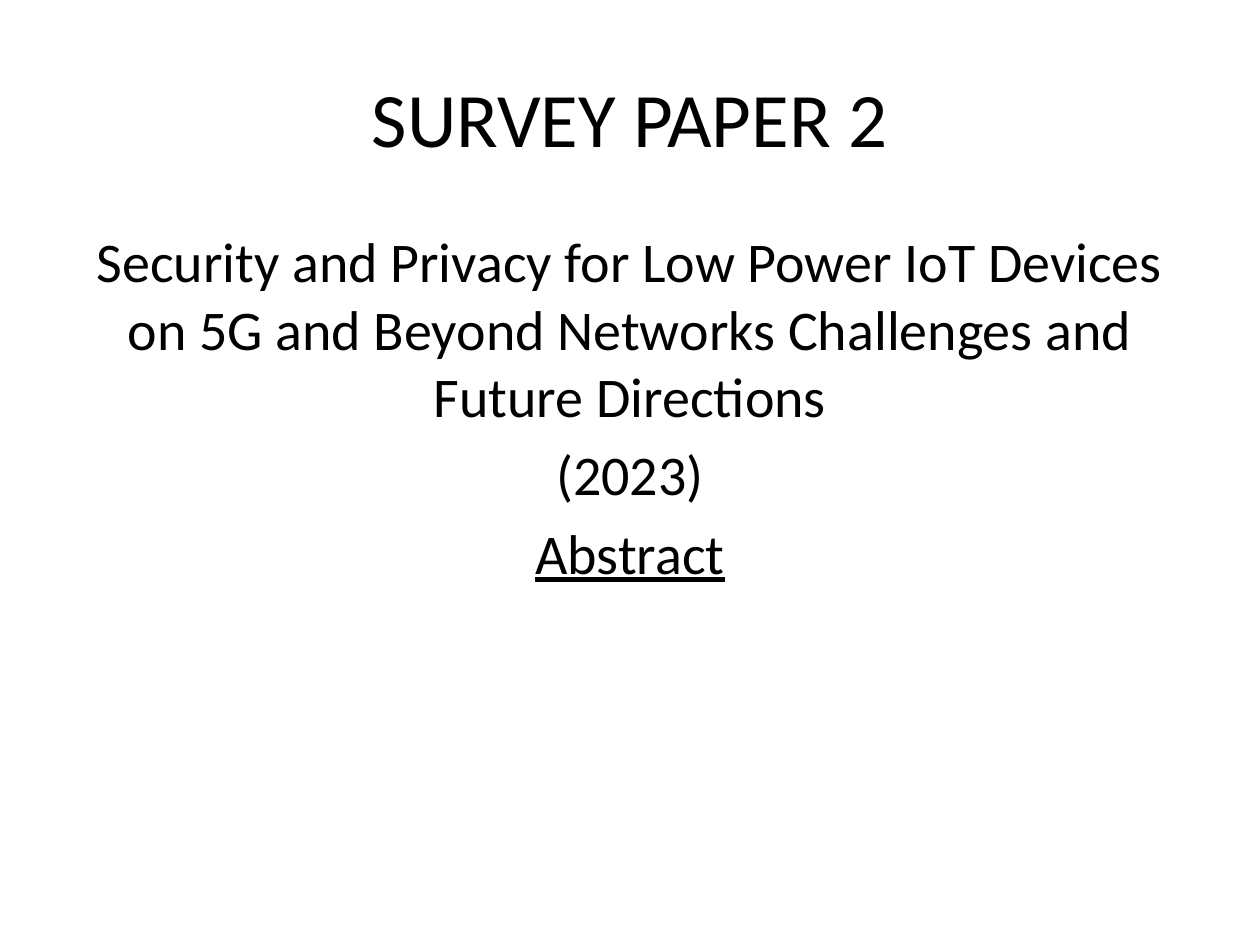
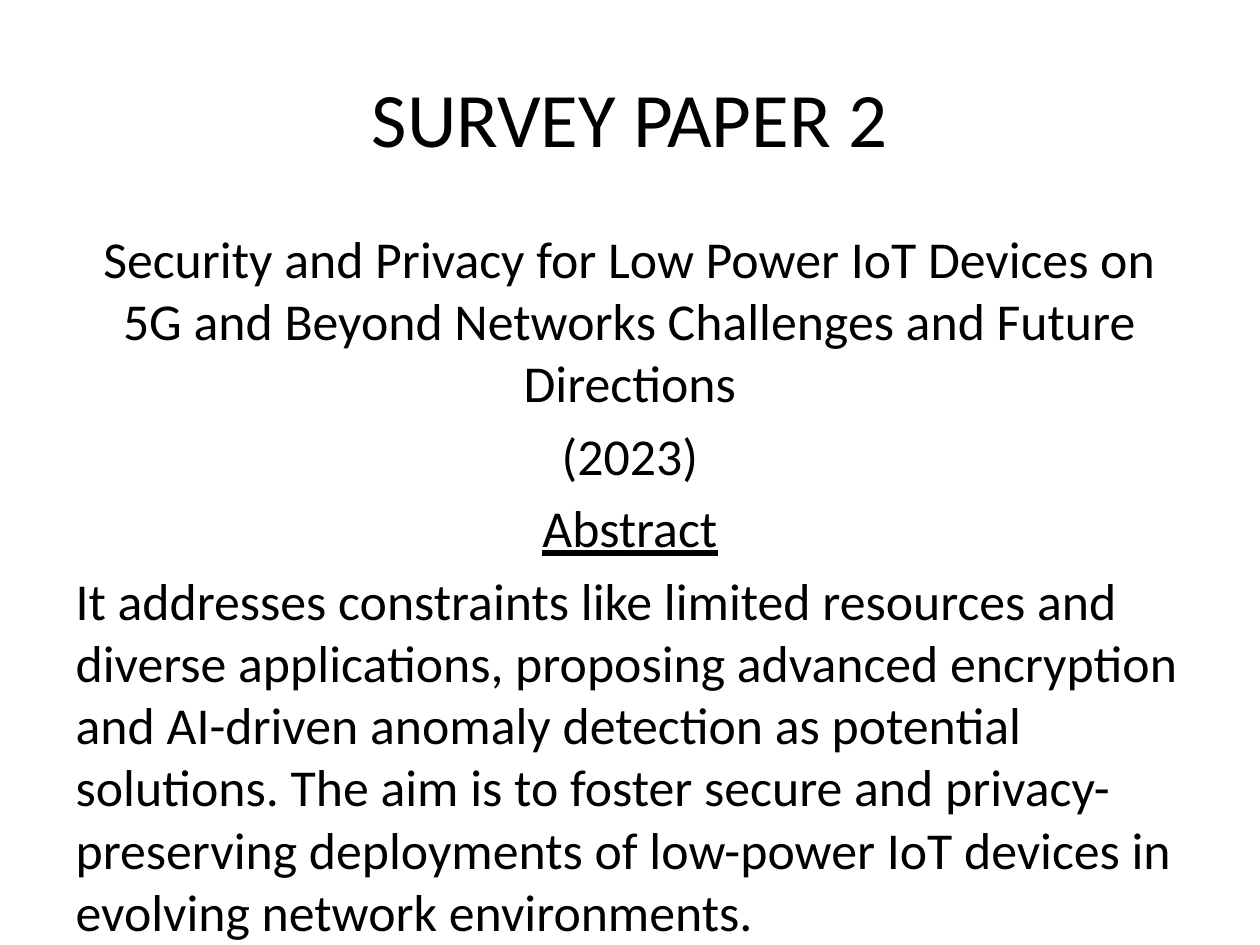
Before and after one commit to Renegadez518/IotSecurityProj, a slide deck: slide 10 of IOTFirst review ppt.pptx. Drawn at 1260x945 pixels with LibreOffice and Linux fonts; fonts in the diff are those of the drawing. Boxes give left, top, right and bottom in pixels: in the first picture for what was removed or moved away, otherwise in the second. Text is boxed around its words. In the diff, an @@ line names an element or a change of style, - is before the commit and + after.

Commit message:
just file changes

```diff
--- a/IOTFirst review ppt.pptx
+++ b/IOTFirst review ppt.pptx
@@ text at bbox=[103, 242, 1154, 556]: size 32 to 29.6 pt in "Security and Privacy for Low Power IoT ...", "(2023)", "Abstract" @@
@@ text at bbox=[76, 584, 1177, 940]: paragraph added @@
+It addresses constraints like limited resources and diverse applications, proposing advanced encryption and AI-driven anomaly detection as potential solutions. The aim is to foster secure and privacy-preserving deployments of low-power IoT devices in evolving network environments.
```
